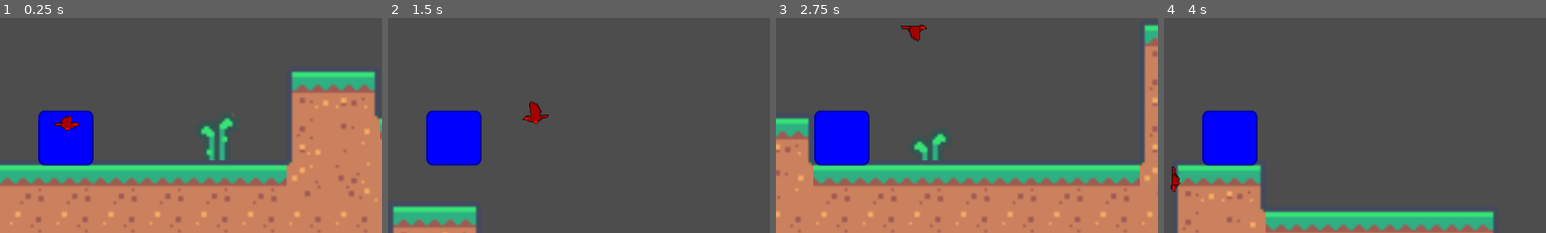
Above: before the commit, frames 1-4 (left to right).
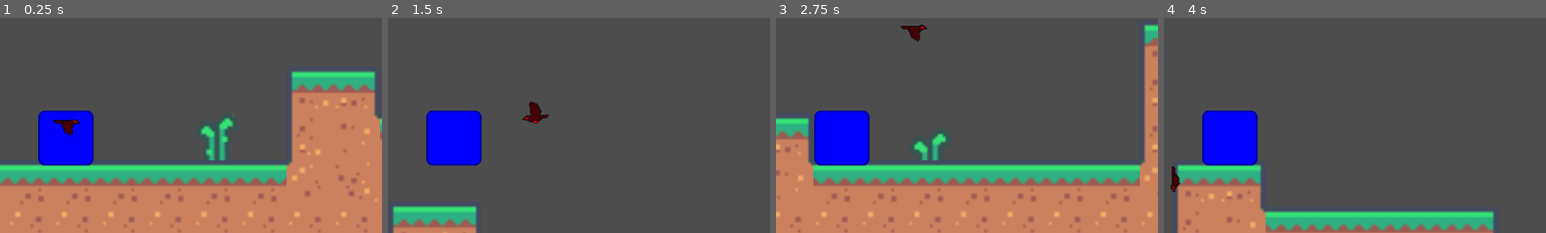
Above: after the commit, the same moments.

Repository: collectioncard/cmpm-170-prototype-3
Game: Godot game, scene res://scenes/main.tscn
The game is run twice, just before and just after one commit, with the same random seed, the same clock (stepped at 60 frames per second) and the same inputs. The engine's default icon, where the game draws it, is replaced by a stand-in: a white triangle on a blue panel in a dark square.
Inputs (mouse positions are % of the whole screen's width and height, from its top left):
- Up to frame 1 (0.25 s): no input
- Up to frame 2 (1.5 s): tap Enter (ui_accept) at 0.5, 0.77 s; move the mouse to (72, 45) at 0.52 s; hold Right (ui_right) from 0.53 s (still down); click (72, 45) at 0.67 s; move the mouse to (30, 55) at 1.27 s
- Up to frame 3 (2.75 s): tap Enter (ui_accept) at 1.52 s; move the mouse to (60, 28) at 2.02 s; release Right (ui_right) at 2.03 s; hold Left (ui_left) from 2.03 s (still down)
- Up to frame 4 (4 s): move the mouse to (45, 70) at 2.77 s; release Left (ui_left) at 2.78 s; hold Right (ui_right) from 2.78 s (still down); click (45, 70) at 2.92 s; tap Enter (ui_accept) at 3.02, 3.77 s; move the mouse to (80, 65) at 3.52 s
The pictures show only the part of the screen within x 41-91%, y 27-77%; the shares and areas given below are measured in that part.

The runs differ from the first frame. In frame 1, 0.4% of the frame differs, in the area x 14-21%, y 44-55%; in frame 2, 0.3%; in frame 3, 0.2%; in frame 4, 0.1%.

Commit message:
Added Bird(s)
Inventory integrated

Diff:
--- a/prototype-4--bird-game/scenes/bird.tscn
+++ b/prototype-4--bird-game/scenes/bird.tscn
@@ -57,9 +57,8 @@
 
 [node name="AnimatedSprite2D" type="AnimatedSprite2D" parent="."]
 sprite_frames = SubResource("SpriteFrames_gjskf")
-animation = &"fly"
+animation = &"attacking"
 autoplay = "fly"
-frame_progress = 0.785328
 
 [connection signal="body_entered" from="attack_area" to="." method="_on_attack_area_body_entered"]
 [connection signal="animation_finished" from="AnimatedSprite2D" to="." method="_on_animated_sprite_2d_animation_finished"]
--- /dev/null
+++ b/prototype-4--bird-game/scenes/birds.gd
@@ -0,0 +1,11 @@
+extends "res://scripts/Inventory.gd"
+
+
+# Called when the node enters the scene tree for the first time.
+func _ready() -> void:
+	pass # Replace with function body.
+
+
+# Called every frame. 'delta' is the elapsed time since the previous frame.
+func _process(delta: float) -> void:
+	pass
--- a/prototype-4--bird-game/scenes/main.tscn
+++ b/prototype-4--bird-game/scenes/main.tscn
@@ -234,9 +234,9 @@
 safe_margin = 0.8
 script = ExtResource("1_n3l4d")
 
-[node name="Inventory" type="Node" parent="Player"]
-script = ExtResource("4_ydvt3")
-Inventory = [NodePath("../attackBird"), NodePath("../defendBird")]
+[node name="Birds" type="Node" parent="Player"]
+script = ExtResource("3_fpp83")
+Inventory = [NodePath("../AttackBird"), NodePath("../DefendBird")]
 
 [node name="Camera2D" type="Camera2D" parent="Player"]
 offset = Vector2(0, -100)
@@ -249,13 +249,12 @@
 modulate = Color(0, 0, 3.243, 1)
 texture = ExtResource("2_dc540")
 
-[node name="attackBird" parent="Player" instance=ExtResource("4_gsu2h")]
+[node name="AttackBird" parent="Player" instance=ExtResource("4_gsu2h")]
 unique_name_in_owner = true
-modulate = Color(7.796, 0, 0, 1)
+modulate = Color(3.243, 0, 0.167, 1)
 scale = Vector2(2, 2)
 
-[node name="defendBird" parent="Player" instance=ExtResource("4_gsu2h")]
-unique_name_in_owner = true
+[node name="DefendBird" parent="Player" instance=ExtResource("4_gsu2h")]
 visible = false
 modulate = Color(0, 1, 0.166667, 1)
 scale = Vector2(2, 2)
--- a/prototype-4--bird-game/scenes/player.gd
+++ b/prototype-4--bird-game/scenes/player.gd
@@ -4,7 +4,7 @@
 const SPEED = 1400.0
 const JUMP_VELOCITY = -1400.0
 
-@onready var cur_bird : CharacterBody2D = get_node("attackBird");
+@onready var cur_bird : CharacterBody2D = get_node("%AttackBird");
 
 func _process(_delta: float) -> void:
 	if position.y > 1500:
Not shown: 1 places in prototype-4--bird-game/scenes/main.tscn that only renumber resources
